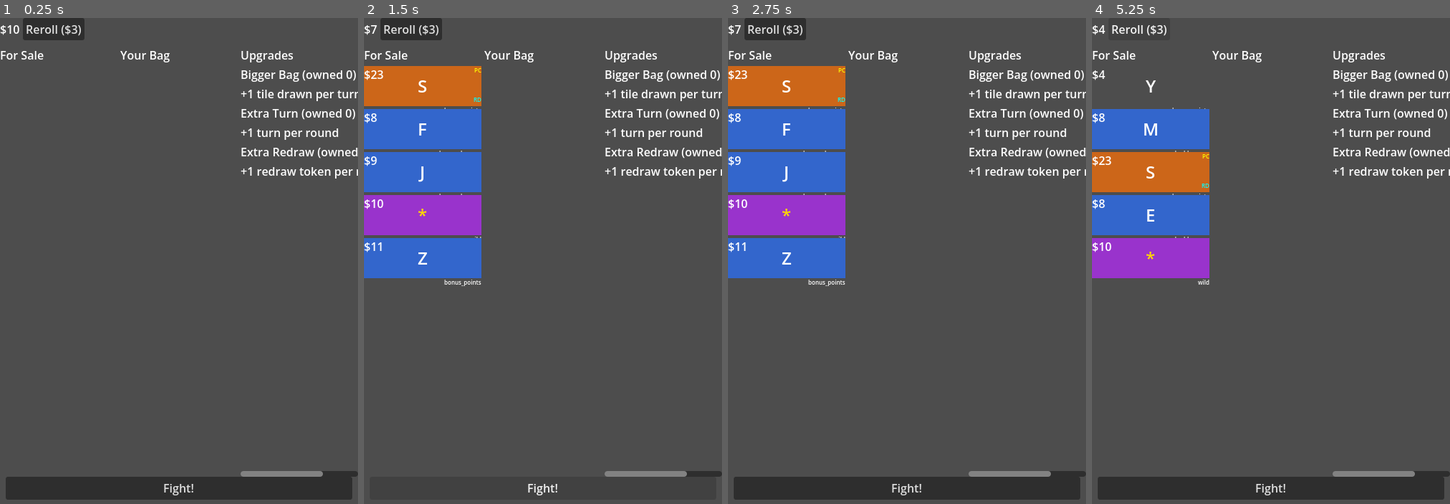
Above: before the commit, frames 1-4 (left to right).
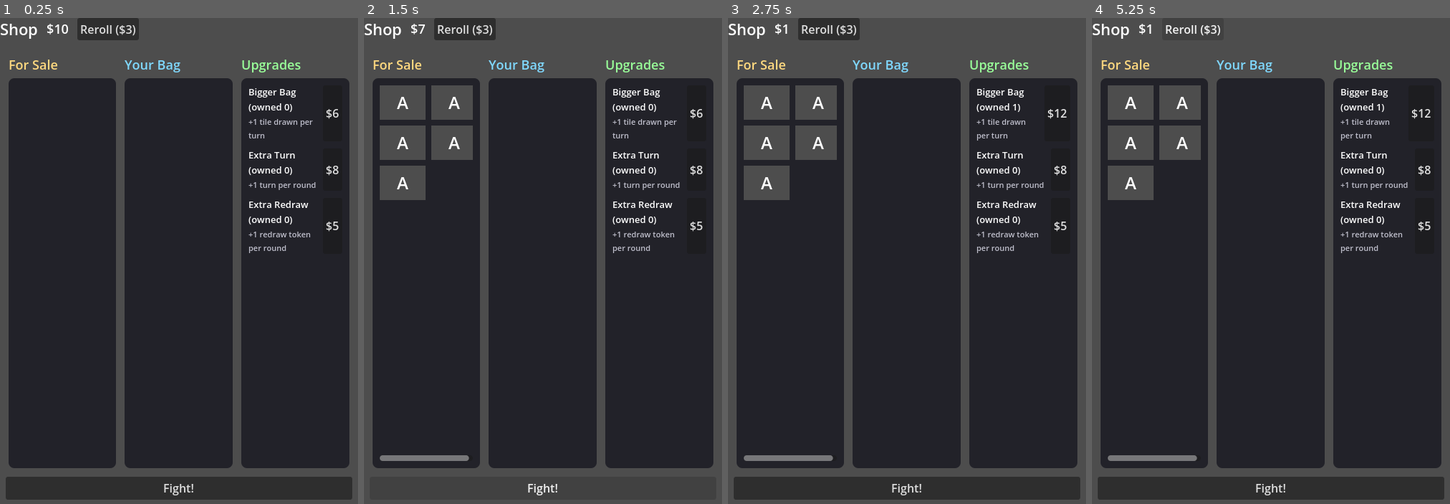
Above: after the commit, the same moments.

Repository: nilocky/letter-rogue
Game: Godot game, scene res://scenes/ShopScreen.tscn
Same seed, same stepped clock (60 frames per second), same inputs: the game is played once before the commit and once after it. This scene is started directly instead of the project's main scene.
Inputs (mouse positions are in pixels of both pictures, inside the frame that each line leads up to):
- Up to frame 1 (0.25 s): no input
- Up to frame 2 (1.5 s): click "Reroll ($3)" at 0.5 s; click "Fight!" at 1.25 s
- Up to frame 3 (2.75 s): click (1060, 115) at 2 s, where only the run after the commit has a clickable "$6"
- Up to frame 4 (5.25 s): click (1421, 115) at 2.75 s, where only the run after the commit has a clickable "$12"; click (1424, 168) at 3.5 s, where only the run after the commit has a clickable "$8"; click (1424, 226) at 4.25 s, where only the run after the commit has a clickable "$5"; click "Reroll ($3)" at 5 s

The runs differ from the first frame. In frame 1, 75% of the frame differs, in the area x 0-100%, y 0-95%; in frame 2, 77%; in frame 3, 77%; in frame 4, 74%.
Error after the commit: Invalid assignment of property or key 'text' with value of type 'String' on a base object of type 'Nil'. (res://scripts/components/KeyCapElement.gd:17)

Commit message:
shop: purchase confirmation dialog, compact bag grid, panel polish

Diff:
--- a/scenes/ShopScreen.tscn
+++ b/scenes/ShopScreen.tscn
@@ -1,6 +1,17 @@
-[gd_scene load_steps=2 format=3]
+[gd_scene load_steps=3 format=3]
 
 [ext_resource type="Script" path="res://scripts/screens/ShopScreen.gd" id="1_abcdef"]
+
+[sub_resource type="StyleBoxFlat" id="StyleBoxFlat_panel"]
+content_margin_left = 10.0
+content_margin_top = 10.0
+content_margin_right = 10.0
+content_margin_bottom = 10.0
+bg_color = Color(0.12, 0.12, 0.15, 0.92)
+corner_radius_top_left = 8
+corner_radius_top_right = 8
+corner_radius_bottom_right = 8
+corner_radius_bottom_left = 8
 
 [node name="ShopScreen" type="Control"]
 anchors_preset = 15
@@ -9,10 +20,17 @@
 script = ExtResource("1_abcdef")
 
 [node name="TopBar" type="HBoxContainer" parent="."]
+theme_override_constants/separation = 12
+
+[node name="TitleLabel" type="Label" parent="TopBar"]
+text = "Shop"
+theme_override_font_sizes/font_size = 22
+size_flags_horizontal = 3
 
 [node name="MoneyLabel" type="Label" parent="TopBar"]
 unique_name_in_owner = true
 text = "$10"
+theme_override_font_sizes/font_size = 18
 
 [node name="RerollButton" type="Button" parent="TopBar"]
 unique_name_in_owner = true
@@ -22,59 +40,96 @@
 anchors_preset = 15
 anchor_right = 1.0
 anchor_bottom = 1.0
-offset_top = 40.0
-offset_bottom = -40.0
+offset_top = 44.0
+offset_bottom = -44.0
+theme_override_constants/margin_left = 12
+theme_override_constants/margin_top = 8
+theme_override_constants/margin_right = 12
+theme_override_constants/margin_bottom = 8
 
 [node name="Columns" type="HBoxContainer" parent="MarginContainer"]
 size_flags_horizontal = 3
 size_flags_vertical = 3
+theme_override_constants/separation = 12
 
 [node name="ShopColumn" type="VBoxContainer" parent="MarginContainer/Columns"]
 size_flags_horizontal = 3
 size_flags_vertical = 3
+stretch_ratio = 1.4
+theme_override_constants/separation = 6
 
 [node name="ForSaleLabel" type="Label" parent="MarginContainer/Columns/ShopColumn"]
 text = "For Sale"
+theme_override_font_sizes/font_size = 18
+theme_override_colors/font_color = Color(1, 0.85, 0.5, 1)
 
-[node name="InventoryScroll" type="ScrollContainer" parent="MarginContainer/Columns/ShopColumn"]
+[node name="ShopPanel" type="PanelContainer" parent="MarginContainer/Columns/ShopColumn"]
+size_flags_horizontal = 3
+size_flags_vertical = 3
+theme_override_styles/panel = SubResource("StyleBoxFlat_panel")
+
+[node name="InventoryScroll" type="ScrollContainer" parent="MarginContainer/Columns/ShopColumn/ShopPanel"]
 size_flags_horizontal = 3
 size_flags_vertical = 3
 
-[node name="InventoryGrid" type="GridContainer" parent="MarginContainer/Columns/ShopColumn/InventoryScroll"]
+[node name="InventoryGrid" type="GridContainer" parent="MarginContainer/Columns/ShopColumn/ShopPanel/InventoryScroll"]
 unique_name_in_owner = true
 size_flags_horizontal = 3
-columns = 1
+columns = 2
+theme_override_constants/h_separation = 8
+theme_override_constants/v_separation = 8
 
 [node name="BagColumn" type="VBoxContainer" parent="MarginContainer/Columns"]
 size_flags_horizontal = 3
 size_flags_vertical = 3
+stretch_ratio = 1.3
+theme_override_constants/separation = 6
 
 [node name="BagLabel" type="Label" parent="MarginContainer/Columns/BagColumn"]
 text = "Your Bag"
+theme_override_font_sizes/font_size = 18
+theme_override_colors/font_color = Color(0.5, 0.85, 1, 1)
 
-[node name="BagScroll" type="ScrollContainer" parent="MarginContainer/Columns/BagColumn"]
+[node name="BagPanel" type="PanelContainer" parent="MarginContainer/Columns/BagColumn"]
+size_flags_horizontal = 3
+size_flags_vertical = 3
+theme_override_styles/panel = SubResource("StyleBoxFlat_panel")
+
+[node name="BagScroll" type="ScrollContainer" parent="MarginContainer/Columns/BagColumn/BagPanel"]
 size_flags_horizontal = 3
 size_flags_vertical = 3
 
-[node name="BagGrid" type="GridContainer" parent="MarginContainer/Columns/BagColumn/BagScroll"]
+[node name="BagGrid" type="GridContainer" parent="MarginContainer/Columns/BagColumn/BagPanel/BagScroll"]
 unique_name_in_owner = true
 size_flags_horizontal = 3
-columns = 1
+columns = 2
+theme_override_constants/h_separation = 8
+theme_override_constants/v_separation = 8
 
 [node name="UpgradeColumn" type="VBoxContainer" parent="MarginContainer/Columns"]
 size_flags_horizontal = 3
 size_flags_vertical = 3
+stretch_ratio = 1.0
+theme_override_constants/separation = 6
 
 [node name="UpgradeLabel" type="Label" parent="MarginContainer/Columns/UpgradeColumn"]
 text = "Upgrades"
+theme_override_font_sizes/font_size = 18
+theme_override_colors/font_color = Color(0.6, 1, 0.6, 1)
 
-[node name="UpgradeScroll" type="ScrollContainer" parent="MarginContainer/Columns/UpgradeColumn"]
+[node name="UpgradePanel" type="PanelContainer" parent="MarginContainer/Columns/UpgradeColumn"]
+size_flags_horizontal = 3
+size_flags_vertical = 3
+theme_override_styles/panel = SubResource("StyleBoxFlat_panel")
+
+[node name="UpgradeScroll" type="ScrollContainer" parent="MarginContainer/Columns/UpgradeColumn/UpgradePanel"]
 size_flags_horizontal = 3
 size_flags_vertical = 3
 
-[node name="UpgradeBox" type="VBoxContainer" parent="MarginContainer/Columns/UpgradeColumn/UpgradeScroll"]
+[node name="UpgradeBox" type="VBoxContainer" parent="MarginContainer/Columns/UpgradeColumn/UpgradePanel/UpgradeScroll"]
 unique_name_in_owner = true
 size_flags_horizontal = 3
+theme_override_constants/separation = 10
 
 [node name="FightButton" type="Button" parent="."]
 unique_name_in_owner = true
@@ -86,3 +141,9 @@
 offset_left = 8.0
 offset_right = -8.0
 text = "Fight!"
+
+[node name="BuyDialog" type="ConfirmationDialog" parent="."]
+unique_name_in_owner = true
+title = "Confirm Purchase"
+ok_button_text = "Buy"
+cancel_button_text = "Cancel"
--- a/scripts/screens/ShopScreen.gd
+++ b/scripts/screens/ShopScreen.gd
@@ -1,92 +1,176 @@
 extends Control
 
-@onready var inventory_grid = %InventoryGrid
-@onready var bag_grid = %BagGrid
-@onready var money_label = %MoneyLabel
-@onready var reroll_button = %RerollButton
-@onready var fight_button = %FightButton
+@onready var inventory_grid: GridContainer = %InventoryGrid
+@onready var bag_grid: GridContainer = %BagGrid
+@onready var money_label: Label = %MoneyLabel
+@onready var reroll_button: Button = %RerollButton
+@onready var fight_button: Button = %FightButton
 @onready var upgrade_box: VBoxContainer = %UpgradeBox
+@onready var buy_dialog: ConfirmationDialog = %BuyDialog
 
-var KeyCapScene = preload("res://scenes/components/KeyCapElement.tscn")
+const KeyCapScene := preload("res://scenes/components/KeyCapElement.tscn")
+
+var _pending_purchase: Dictionary = {}
 
 
-func _ready():
+func _ready() -> void:
 	reroll_button.pressed.connect(_on_reroll_pressed)
 	fight_button.pressed.connect(_on_fight_pressed)
+	buy_dialog.confirmed.connect(_on_buy_confirmed)
 	EventBus.shop_inventory_generated.connect(_on_inventory_generated)
 	EventBus.upgrade_purchased.connect(_on_upgrade_purchased)
 	_build_upgrade_buttons()
 	_refresh_ui()
 
 
-func _on_inventory_generated(_inventory: Array):
+func _on_inventory_generated(_inventory: Array) -> void:
 	_refresh_ui()
 
 
-func _refresh_ui():
+func _refresh_ui() -> void:
 	_refresh_money()
 	for c in inventory_grid.get_children():
 		c.queue_free()
 	for i in range(GameState.shop_inventory.size()):
-		var cap = GameState.shop_inventory[i]
-		var elem = KeyCapScene.instantiate()
-		elem.size_flags_horizontal = Control.SIZE_EXPAND_FILL
-		var price_label = Label.new()
-		price_label.text = "$" + str(cap["price"])
-		elem.add_child(price_label)
-		inventory_grid.add_child(elem)
-		elem.setup(cap)
-		elem.clicked.connect(_on_shop_item_clicked.bind(i))
+		inventory_grid.add_child(_make_tile(GameState.shop_inventory[i], _on_shop_item_clicked.bind(i)))
 	for c in bag_grid.get_children():
 		c.queue_free()
 	for i in range(GameState.bag.size()):
-		var cap = GameState.bag[i]
-		var elem = KeyCapScene.instantiate()
-		elem.size_flags_horizontal = Control.SIZE_EXPAND_FILL
-		bag_grid.add_child(elem)
-		elem.setup(cap)
-		elem.clicked.connect(_on_bag_item_clicked.bind(i))
+		bag_grid.add_child(_make_tile(GameState.bag[i], _on_bag_item_clicked.bind(i)))
 
 
-func _on_shop_item_clicked(index: int):
-	if index < GameState.shop_inventory.size():
-		ShopService.buy_cap(GameState.shop_inventory[index])
-		_refresh_ui()
+func _make_tile(cap: Dictionary, handler: Callable) -> Control:
+	var elem: Control = KeyCapScene.instantiate()
+	elem.size_flags_horizontal = Control.SIZE_EXPAND_FILL
+	elem.custom_minimum_size = Vector2(64, 48)
+	elem.setup(cap)
+	elem.clicked.connect(handler)
+	return elem
 
 
-func _on_bag_item_clicked(index: int):
+func _on_shop_item_clicked(index: int) -> void:
+	if index >= GameState.shop_inventory.size():
+		return
+	_pending_purchase = GameState.shop_inventory[index]
+	buy_dialog.dialog_text = _describe_cap(_pending_purchase)
+	buy_dialog.get_ok_button().disabled = GameState.money < int(_pending_purchase.get("price", 0))
+	buy_dialog.popup_centered()
+
+
+func _on_buy_confirmed() -> void:
+	if _pending_purchase.is_empty():
+		return
+	ShopService.buy_cap(_pending_purchase)
+	_pending_purchase = {}
+	_refresh_ui()
+
+
+func _on_bag_item_clicked(index: int) -> void:
 	if index < GameState.bag.size():
 		ShopService.sell_cap(GameState.bag[index])
 		_refresh_ui()
 
 
-func _on_reroll_pressed():
+func _on_reroll_pressed() -> void:
 	ShopService.reroll()
 	_refresh_ui()
 
 
-func _on_fight_pressed():
+func _on_fight_pressed() -> void:
 	EventBus.fight_pressed.emit()
 
 
-func _build_upgrade_buttons():
+func _describe_cap(cap: Dictionary) -> String:
+	var lines: PackedStringArray = [
+		"Letter: %s" % str(cap.get("letter", "?")),
+		"Rarity: %s" % str(cap.get("rarity", "?")),
+		"Ability: %s" % _ability_text(cap),
+	]
+	var finish: String = str(cap.get("finish", ""))
+	if finish != "":
+		lines.append("Finish: %s" % _finish_text(finish))
+	var sticker: String = str(cap.get("sticker", ""))
+	if sticker != "":
+		lines.append("Sticker: %s" % _sticker_text(sticker))
+	var condition: String = str(cap.get("condition", ""))
+	if condition != "":
+		lines.append("Condition: %s" % _condition_text(condition))
+	lines.append("Price: $%d" % int(cap.get("price", 0)))
+	return "\n".join(lines)
+
+
+func _ability_text(cap: Dictionary) -> String:
+	var id: String = str(cap.get("ability_id", ""))
+	var strength: int = int(cap.get("ability_strength", 0))
+	match id:
+		"bonus_points":
+			return "+%d score" % strength
+		"double_score":
+			return "Doubles this tile's score"
+		"money_bonus":
+			return "+$%d when played" % strength
+		"bonus_damage":
+			return "+%d damage" % strength
+		"wild":
+			return "Wildcard: any letter"
+		"vowel_wild":
+			return "Wildcard: any vowel"
+		"consonant_wild":
+			return "Wildcard: any consonant"
+		_:
+			return "None"
+
+
+func _finish_text(id: String) -> String:
+	match id:
+		"foil": return "Foil (+3 score)"
+		"holographic": return "Holographic (+1 score)"
+		"polychrome": return "Polychrome (1.5x score)"
+		_:
+			return id
+
+
+func _sticker_text(id: String) -> String:
+	match id:
+		"gold": return "Gold (+$2 when played)"
+		"red": return "Red (2x score)"
+		"blue": return "Blue (+1 draw next turn)"
+		_:
+			return id
+
+
+func _condition_text(id: String) -> String:
+	match id:
+		"glass": return "Glass (2x score, may break)"
+		"lucky": return "Lucky (random bonus)"
+		"eternal": return "Eternal (cannot be sold)"
+		_:
+			return id
+
+
+func _build_upgrade_buttons() -> void:
 	for child in upgrade_box.get_children():
 		child.queue_free()
 	for u in ShopService.upgrade_defs():
-		var row = HBoxContainer.new()
+		var row := HBoxContainer.new()
 		row.size_flags_horizontal = Control.SIZE_EXPAND_FILL
-		var info = VBoxContainer.new()
+		var info := VBoxContainer.new()
 		info.size_flags_horizontal = Control.SIZE_EXPAND_FILL
-		var name_lbl = Label.new()
+		var name_lbl := Label.new()
 		name_lbl.text = "%s (owned %d)" % [str(u["name"]), ShopService.owned_level(u["id"])]
-		var desc_lbl = Label.new()
+		name_lbl.add_theme_font_size_override("font_size", 13)
+		name_lbl.autowrap_mode = TextServer.AUTOWRAP_WORD_SMART
+		var desc_lbl := Label.new()
 		desc_lbl.text = str(u["desc"])
+		desc_lbl.add_theme_font_size_override("font_size", 11)
+		desc_lbl.add_theme_color_override("font_color", Color(0.75, 0.75, 0.8))
+		desc_lbl.autowrap_mode = TextServer.AUTOWRAP_WORD_SMART
 		info.add_child(name_lbl)
 		info.add_child(desc_lbl)
-		var buy_btn = Button.new()
+		var buy_btn := Button.new()
 		buy_btn.text = "$%d" % ShopService.upgrade_cost(u["id"])
 		var uid: String = str(u["id"])
-		buy_btn.pressed.connect(func():
+		buy_btn.pressed.connect(func() -> void:
 			if ShopService.purchase_upgrade(uid):
 				_build_upgrade_buttons()
 				_refresh_money()
@@ -98,9 +182,9 @@
 		upgrade_box.add_child(row)
 
 
-func _on_upgrade_purchased(_id: String, _level: int):
+func _on_upgrade_purchased(_id: String, _level: int) -> void:
 	_build_upgrade_buttons()
 
 
-func _refresh_money():
+func _refresh_money() -> void:
 	money_label.text = "$%d" % GameState.money
